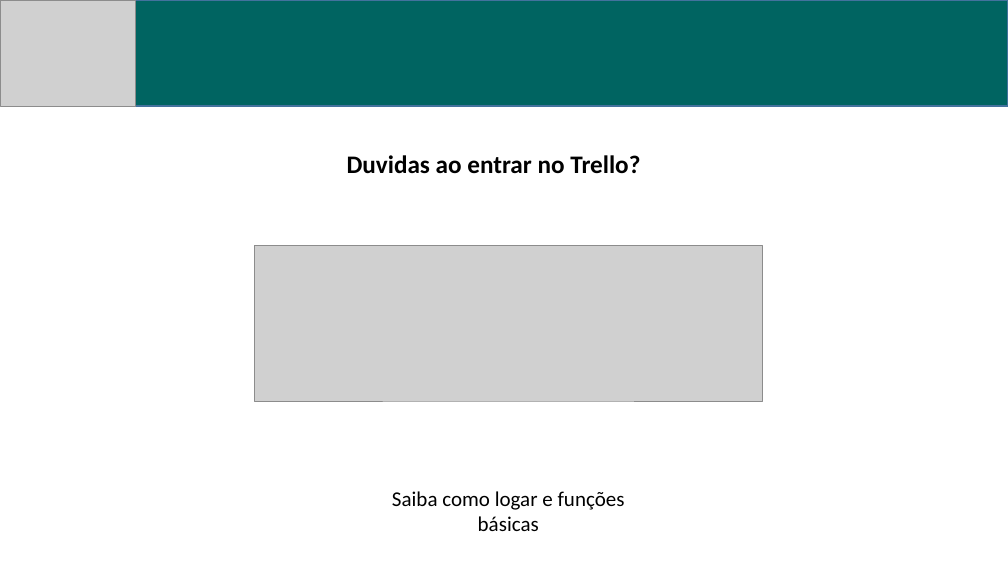
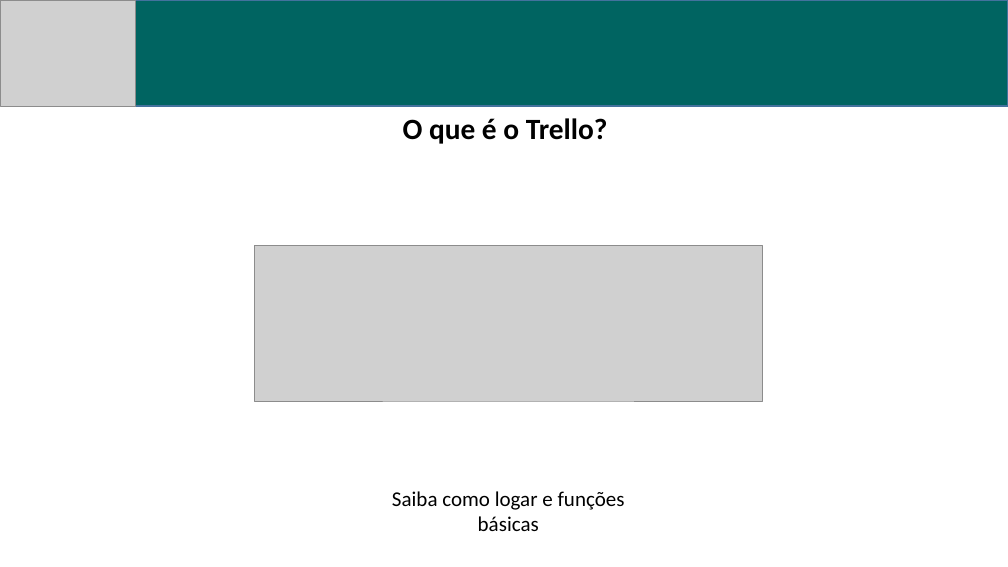
Before and after one commit to GuiDegan/paginalina_home_antiga, a slide deck: slide 1 of documentos_primeirosacessos/Trello.pptx. Drawn at 1008x567 pixels with LibreOffice and Linux fonts; fonts in the diff are those of the drawing; grey boxes stand for pictures. Boxes give left, top, right and bottom in pixels: in the first picture for what was removed or moved away, otherwise in the second. Text is boxed around its words. In the diff, an @@ line names an element or a change of style, - is before the commit and + after.

```diff
--- a/documentos_primeirosacessos/Trello.pptx
+++ b/documentos_primeirosacessos/Trello.pptx
@@ text at [403,118,608,144]: text changed; size 24 to 28 pt @@
-Duvidas ao entrar no Trello?
+O que é o Trello?
```
Also in this commit, not shown: 1 slide added, 2 other files.
